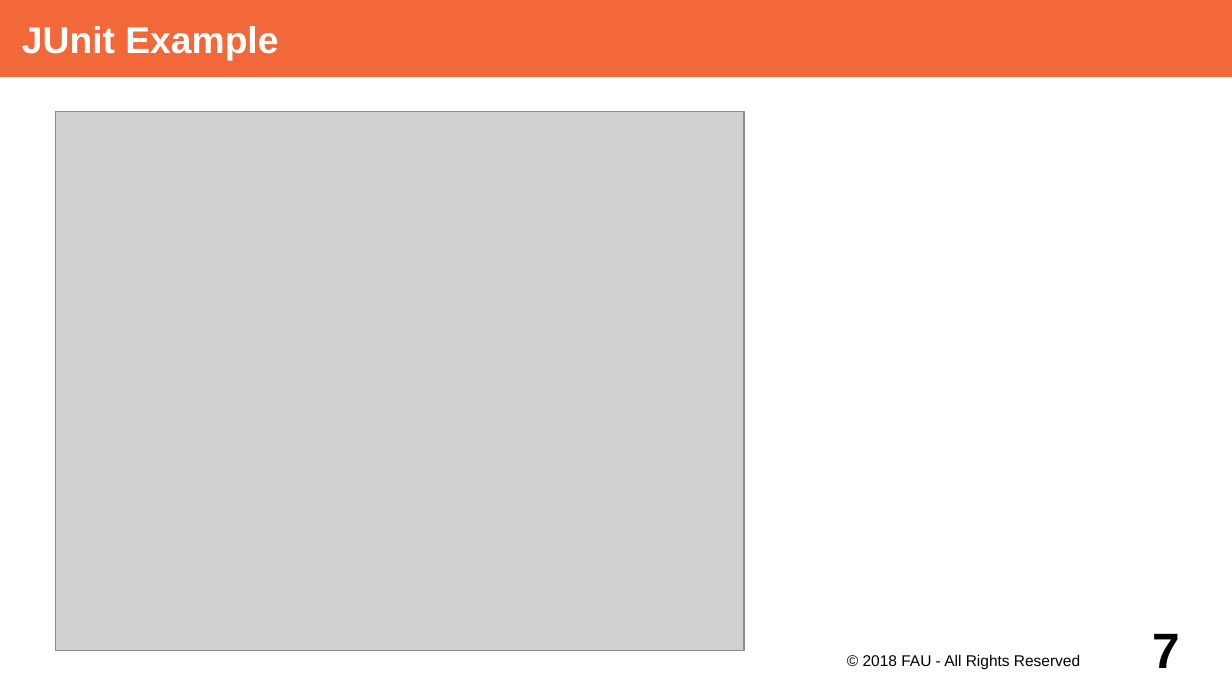
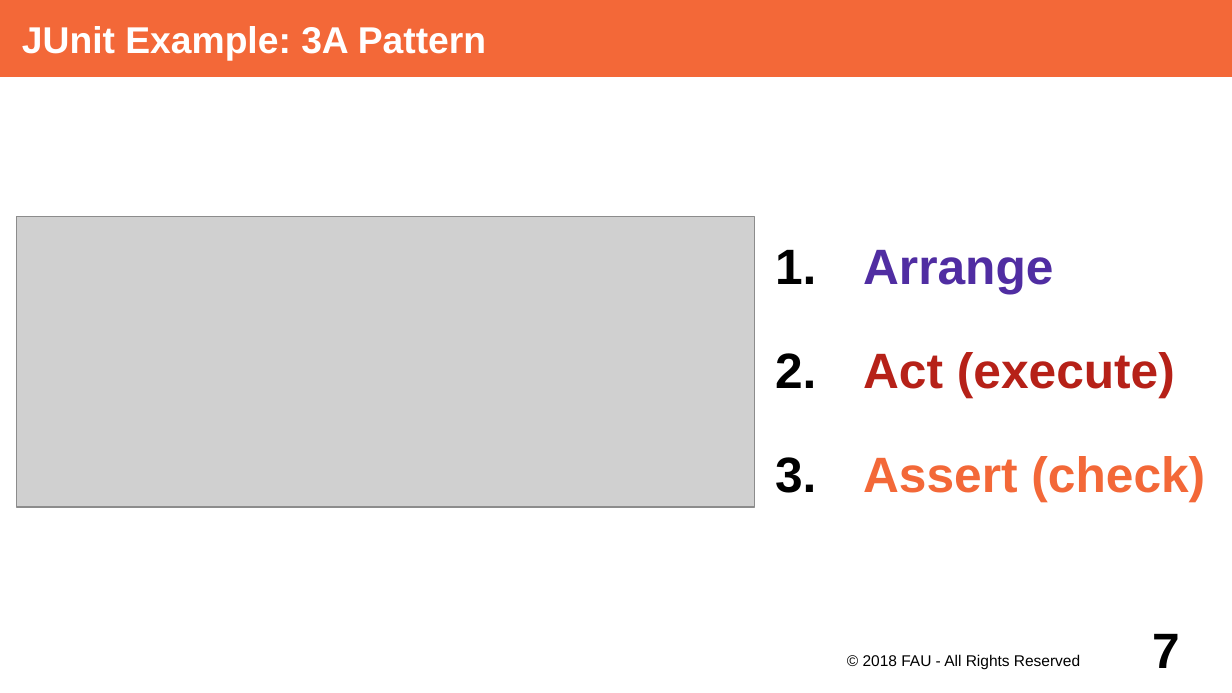
Before and after one commit to dirkriehle/adap-course, a slide deck: slide 7 of Lecture Slides/ADAP B02- Unit Testing with JUnit.odp. Drawn at 1232x693 pixels with LibreOffice and Linux fonts; fonts in the diff are those of the drawing; grey boxes stand for pictures. Boxes give left, top, right and bottom in pixels: in the first picture for what was removed or moved away, otherwise in the second. Text is boxed around its words. In the diff, an @@ line names an element or a change of style, - is before the commit and + after.

Commit message:
Static setup and teardown with JUnit

```diff
--- a/Lecture Slides/ADAP B02- Unit Testing with JUnit.odp
+++ b/Lecture Slides/ADAP B02- Unit Testing with JUnit.odp
@@ title at [22,26,486,61]: text changed @@
-JUnit Example
+JUnit Example: 3A Pattern
@@ picture: place and size @@
-picture at [56,112,745,651]
+picture at [17,217,755,508]
@@ text added at [863,250,1205,501], 32 pt, text #F36838, bold @@
+1. Arrange
+2. Act (execute)
+3. Assert (check)
```
Also in this commit, not shown: 4 other slides changed, 2 slides removed, 3 other files.
